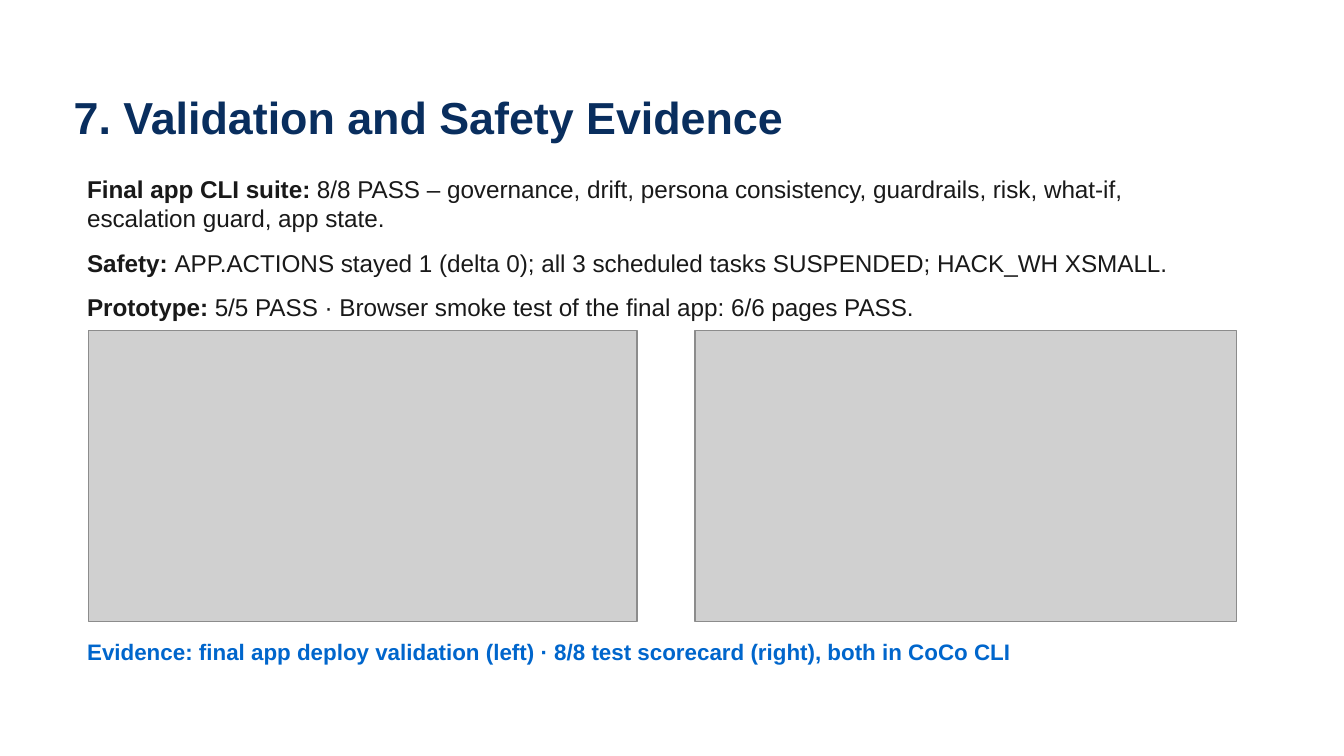
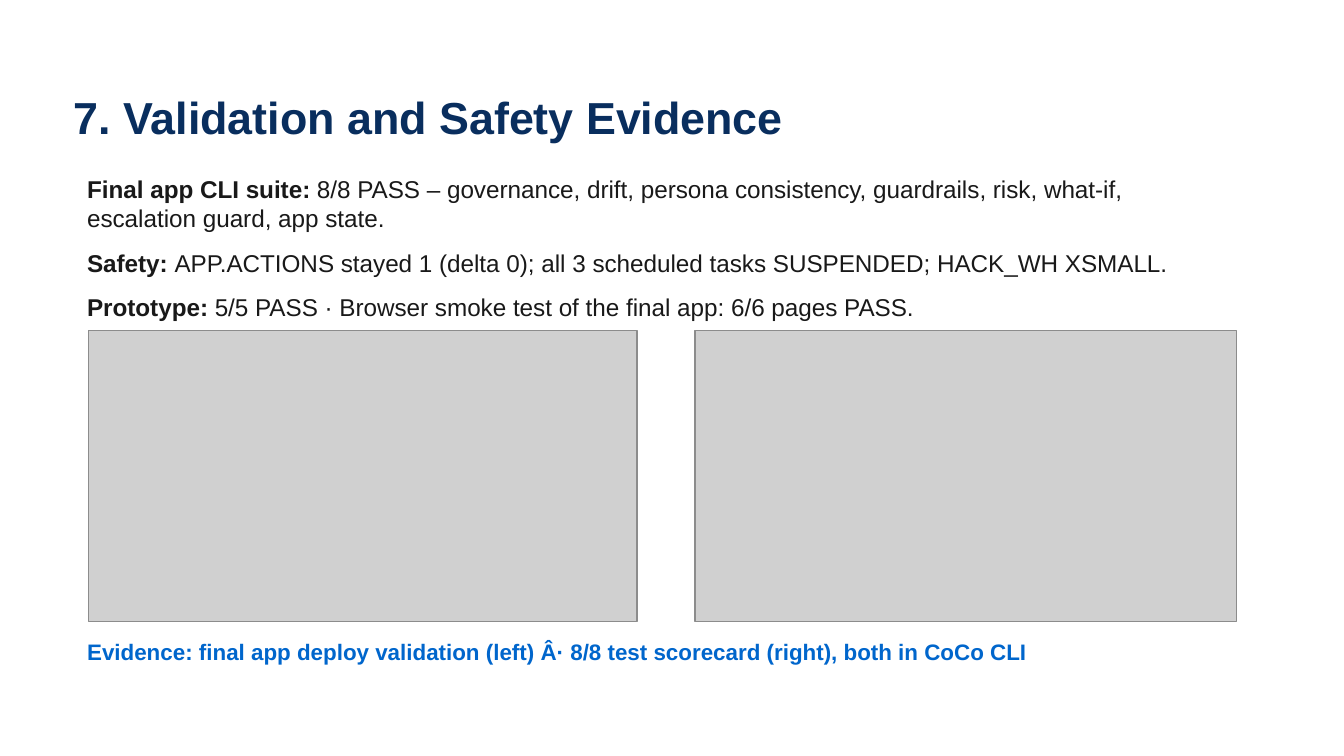
Before and after one commit to mauryavipul/apex-supply-chain-ontology-coco, a slide deck: slide 8 of docs/Snow_Build_CoCo_Hackathon_Deck.pptx. Drawn at 1344x756 pixels with LibreOffice and Linux fonts; fonts in the diff are those of the drawing; grey boxes stand for pictures; background and template pictures are left out. Boxes give left, top, right and bottom in pixels: in the first picture for what was removed or moved away, otherwise in the second. Text is boxed around its words. In the diff, an @@ line names an element or a change of style, - is before the commit and + after.

```diff
--- a/docs/Snow_Build_CoCo_Hackathon_Deck.pptx
+++ b/docs/Snow_Build_CoCo_Hackathon_Deck.pptx
@@ text at [87, 642, 1026, 665]: text changed @@
-Evidence: final app deploy validation (left) · 8/8 test scorecard (right), both in CoCo CLI
+Evidence: final app deploy validation (left) Â· 8/8 test scorecard (right), both in CoCo CLI
```
Also in this commit, not shown: 2 other slides changed, 12 other files.
